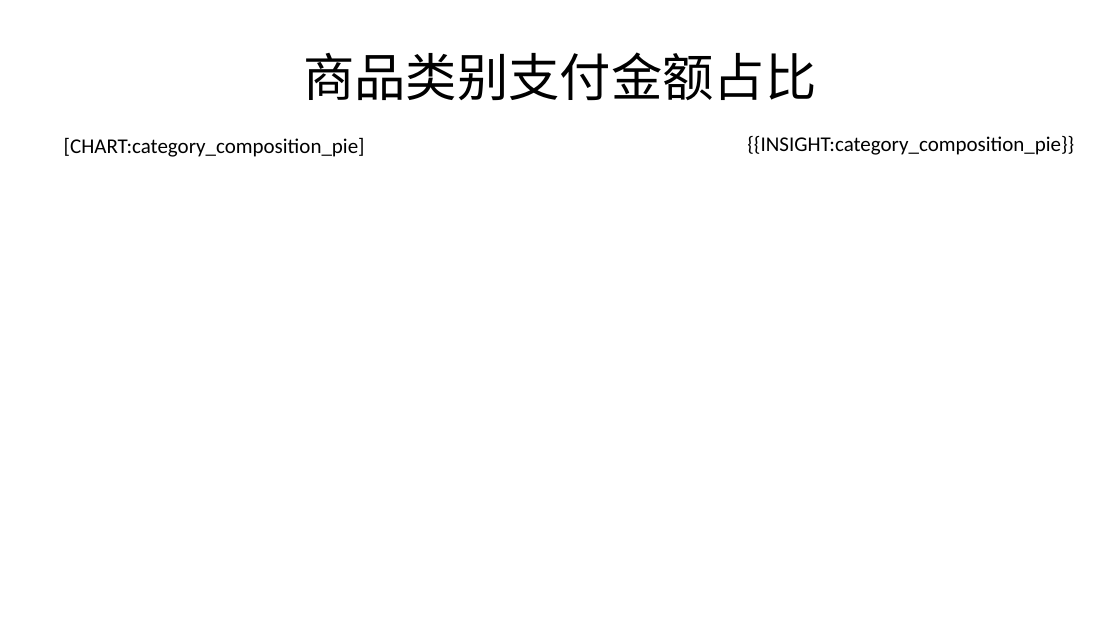
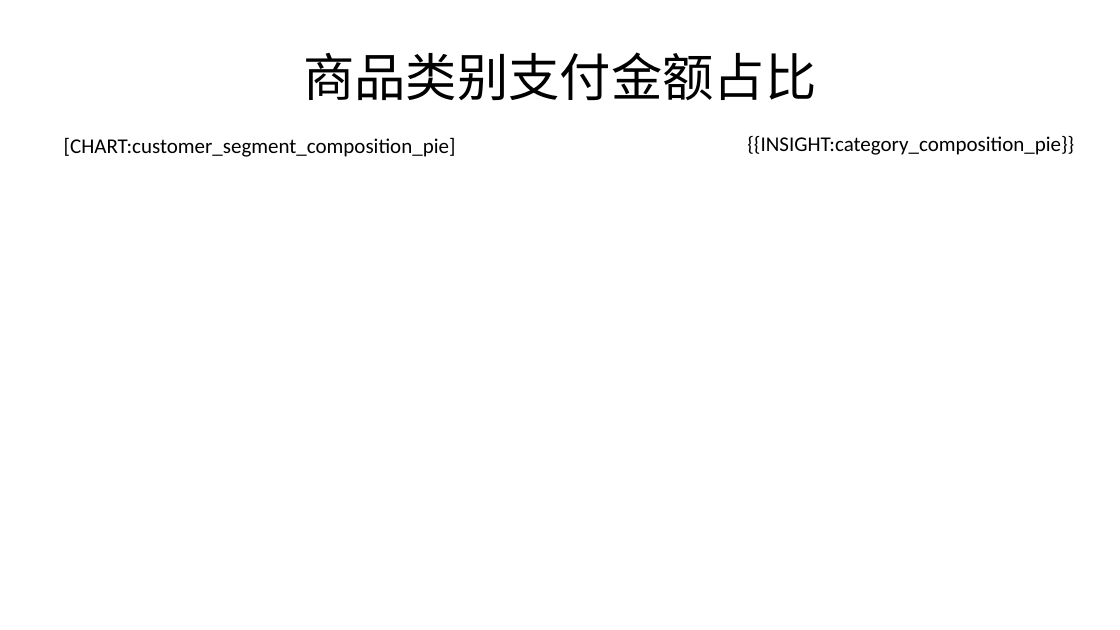
Before and after one commit to lijiahao1996/PPT-Automation, a slide deck: slide 6 of templates/原生报告模板.pptx. Drawn at 1120x630 pixels with LibreOffice and Linux fonts; fonts in the diff are those of the drawing. Boxes give left, top, right and bottom in pixels: in the first picture for what was removed or moved away, otherwise in the second. Text is boxed around its words. In the diff, an @@ line names an element or a change of style, - is before the commit and + after.

```diff
--- a/templates/原生报告模板.pptx
+++ b/templates/原生报告模板.pptx
@@ text at bbox=[64, 137, 456, 157]: text changed @@
-[CHART:category_composition_pie]
+[CHART:customer_segment_composition_pie]
```
Also in this commit, not shown: 5 other slides changed, 11 other files.
